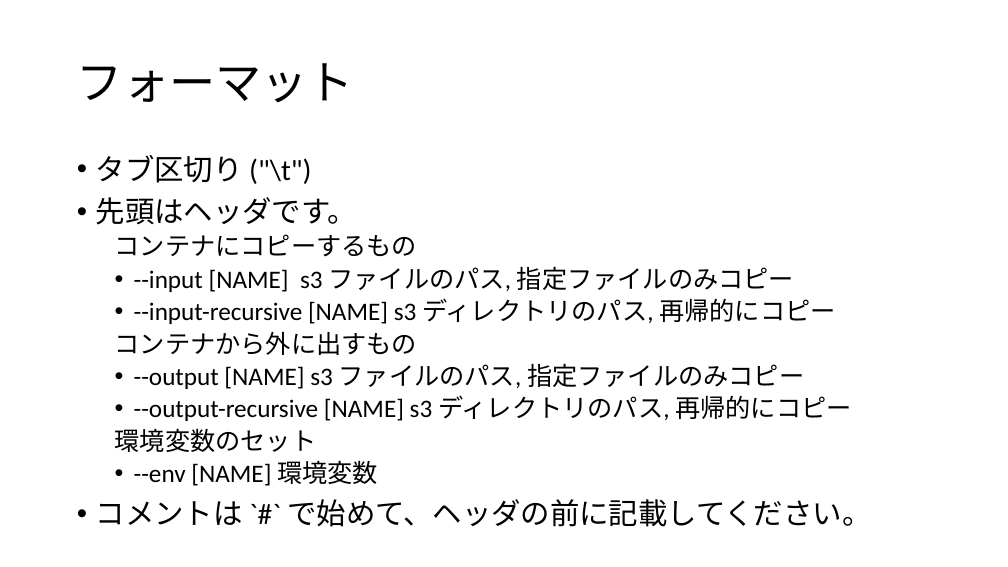
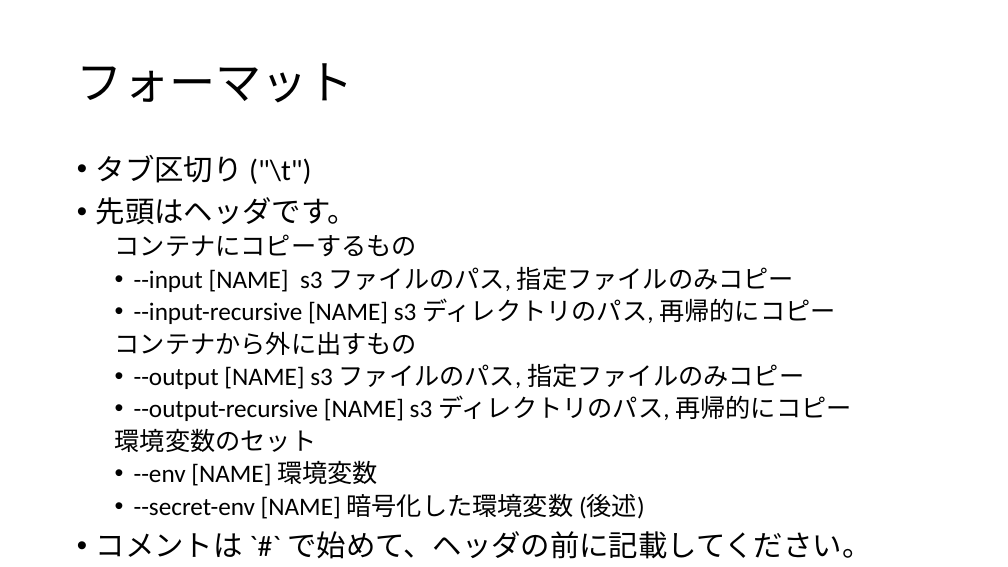
Before and after one commit to aokad/ecsub, a slide deck: slide 3 of docs/ecsub-tasks-format.pptx. Drawn at 1008x567 pixels with LibreOffice and Linux fonts; fonts in the diff are those of the drawing. Boxes give left, top, right and bottom in pixels: in the first picture for what was removed or moved away, otherwise in the second. Text is boxed around its words. In the diff, an @@ line names an element or a change of style, - is before the commit and + after.

```diff
--- a/docs/ecsub-tasks-format.pptx
+++ b/docs/ecsub-tasks-format.pptx
@@ text at (134,493,645,519): paragraph added @@
+  • --secret-env [NAME] 暗号化した環境変数 (後述)
```
Also in this commit, not shown: 1 other slide changed, 1 slide added, 5 other files.
